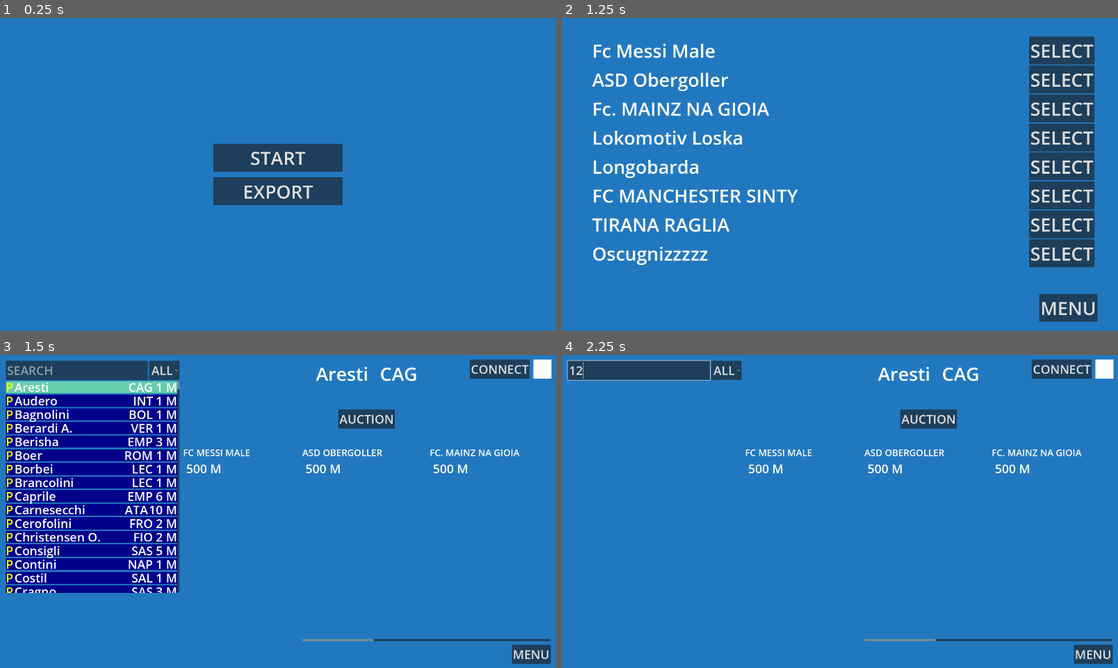
Above: before the commit, frames 1-4 (two rows, left to right).
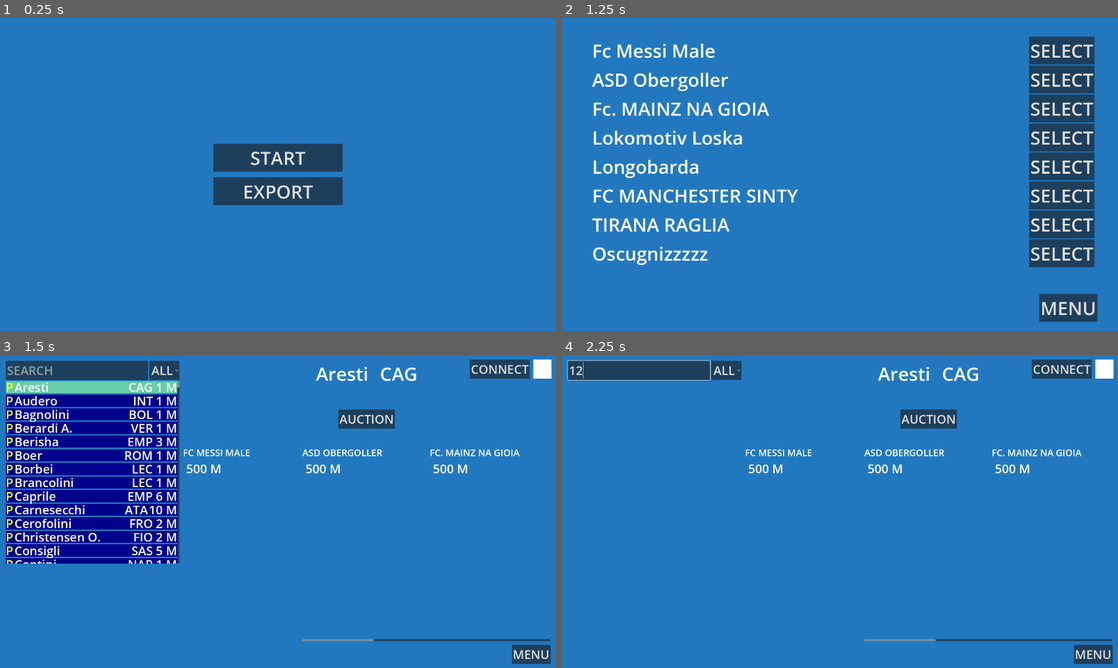
Above: after the commit, the same moments.

Repository: dulvui/condor
Game: Godot game, scene res://src/screens/menu/Menu.tscn
Same seed, same stepped clock (60 frames per second), same inputs: the game is played once before the commit and once after it. Sound files missing from this copy of the repository are replaced by a short silence.
Inputs (mouse positions are in pixels of both pictures, inside the frame that each line leads up to):
- Up to frame 1 (0.25 s): no input
- Up to frame 2 (1.25 s): click "START" at 0.5 s
- Up to frame 3 (1.5 s): click "SELECT" at 1.25 s
- Up to frame 4 (2.25 s): click (639, 370) at 2.02 s; type "12" at 2.1 s

Frames 1-2 are identical in both runs. In frame 3, 2.7% of the frame differs, in the area x 1-33%, y 10-76%; in frame 4, nothing differs.
Error in both runs: Invalid access to property or key 'player_remove' on a base object of type 'Node (Client.gd)'. (res://src/screens/main/Main.gd:33)

Commit message:
app: show remove history on client

Diff:
--- a/app/src/Config.gd
+++ b/app/src/Config.gd
@@ -65,7 +65,6 @@
 
 	Config.save_all_data()
 
-
 func add_to_history(player:Player, team:Team, price:int):
 	var transfer = {
 		"player" : player,
--- a/app/src/screens/main/Main.gd
+++ b/app/src/screens/main/Main.gd
@@ -162,6 +162,7 @@
 
 func _on_client_player_remove(player:Player, team:Team) -> void:
 	Config.add_to_history(player, team, -player.price)
+	history.update()
 	Config.remove_player_from_team(player, team)
 	team_overview.remove_player(player, team)
 	team_overview.update_teams_budget()
--- a/app/src/screens/main/Main.tscn
+++ b/app/src/screens/main/Main.tscn
@@ -48,7 +48,7 @@
 layout_mode = 2
 
 [node name="PlayerList" parent="MarginContainer/HSplitContainer/VSplitContainer" instance=ExtResource("2_o4m2h")]
-custom_minimum_size = Vector2(300, 800)
+custom_minimum_size = Vector2(300, 700)
 layout_mode = 2
 
 [node name="History" parent="MarginContainer/HSplitContainer/VSplitContainer" instance=ExtResource("4_in5of")]
--- a/app/src/ui-components/player-box/PlayerBox.tscn
+++ b/app/src/ui-components/player-box/PlayerBox.tscn
@@ -21,7 +21,7 @@
 [node name="RemoveDialog" type="ConfirmationDialog" parent="."]
 title = "REMOVE"
 position = Vector2i(336, 79)
-size = Vector2i(400, 134)
+size = Vector2i(400, 150)
 
 [node name="HBoxContainer" type="HBoxContainer" parent="RemoveDialog"]
 offset_left = 8.0
